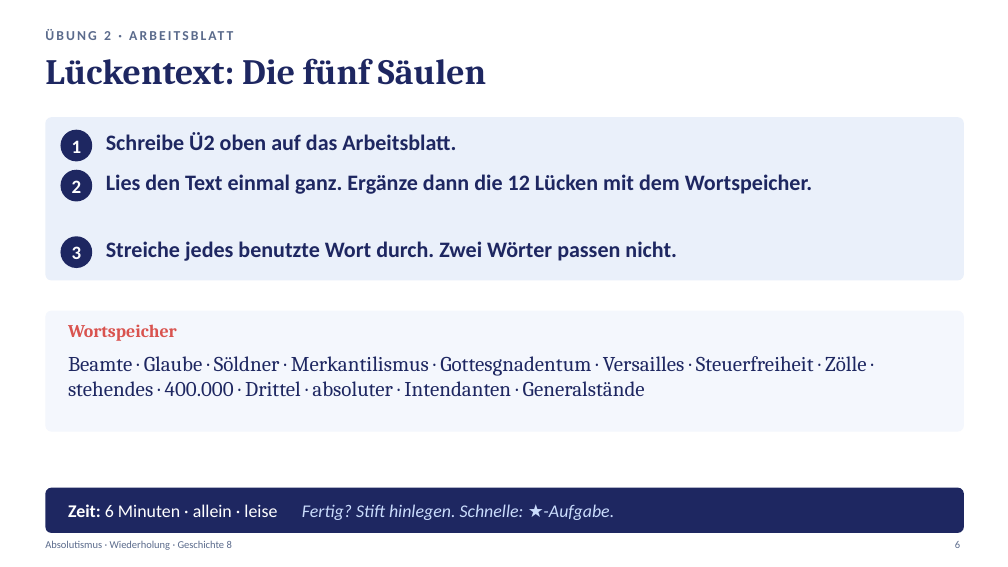
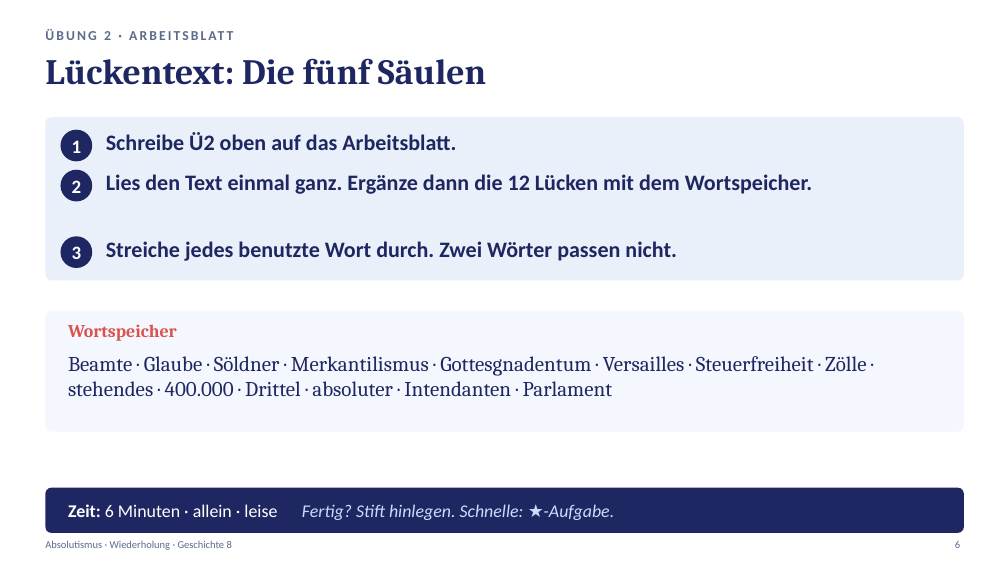
Before and after one commit to golzkonstantin-gif/Schule, a slide deck: slide 6 of Geschichte_8/Absolutismus_Wiederholung/Praesentation_Absolutismus_Wiederholung.pptx. Drawn at 1008x567 pixels with LibreOffice and Linux fonts; fonts in the diff are those of the drawing. Boxes give left, top, right and bottom in pixels: in the first picture for what was removed or moved away, otherwise in the second. Text is boxed around its words. In the diff, an @@ line names an element or a change of style, - is before the commit and + after.

```diff
--- a/Geschichte_8/Absolutismus_Wiederholung/Praesentation_Absolutismus_Wiederholung.pptx
+++ b/Geschichte_8/Absolutismus_Wiederholung/Praesentation_Absolutismus_Wiederholung.pptx
@@ text at (x1=68, y1=356, x2=866, y2=396): text changed @@
-Beamte · Glaube · Söldner · Merkantilismus · Gottesgnadentum · Versailles · Steuerfreiheit · Zölle · stehendes · 400.000 · Drittel · absoluter · Intendanten · Generalstände
+Beamte · Glaube · Söldner · Merkantilismus · Gottesgnadentum · Versailles · Steuerfreiheit · Zölle · stehendes · 400.000 · Drittel · absoluter · Intendanten · Parlament
```
Also in this commit, not shown: 2 other slides changed, 11 other files.
